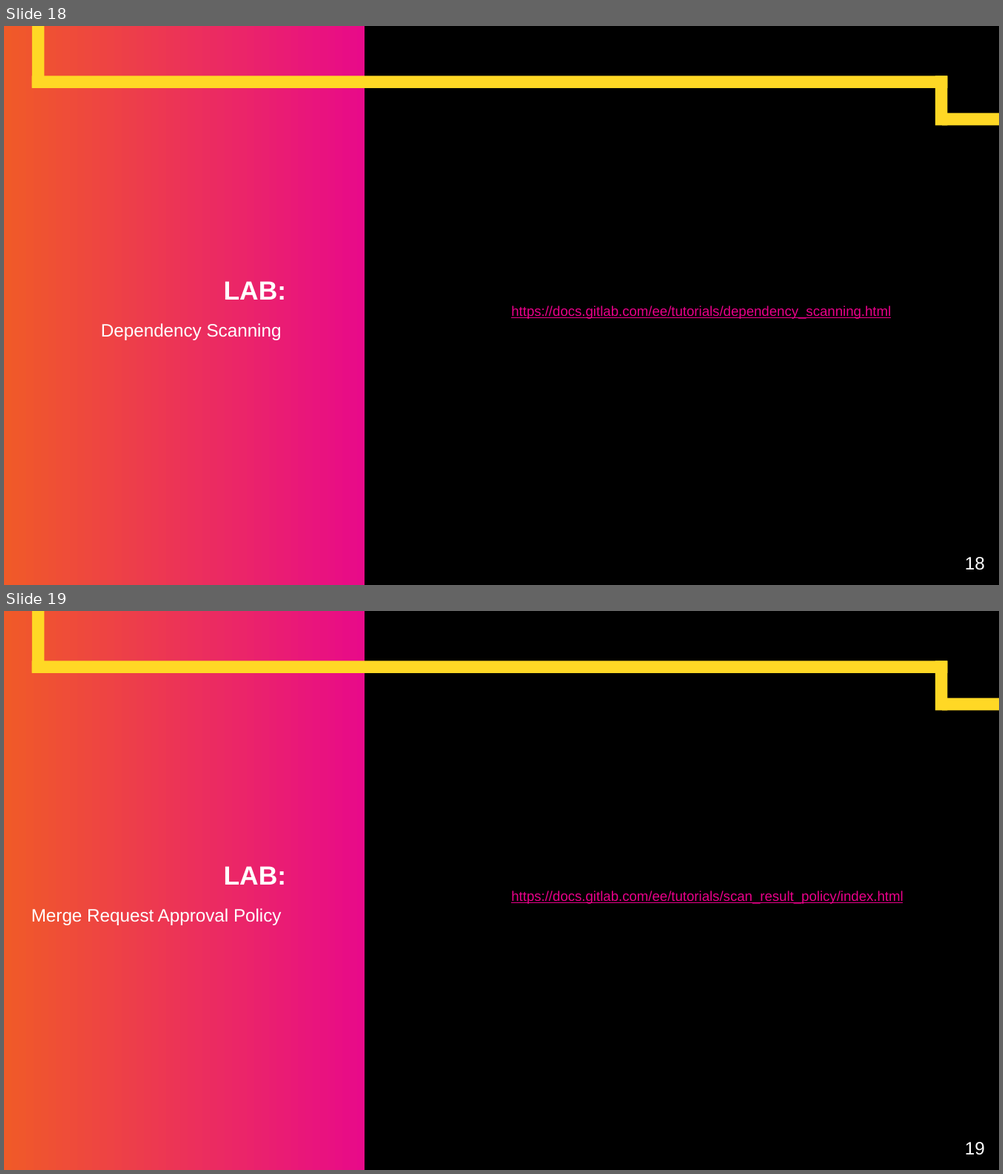
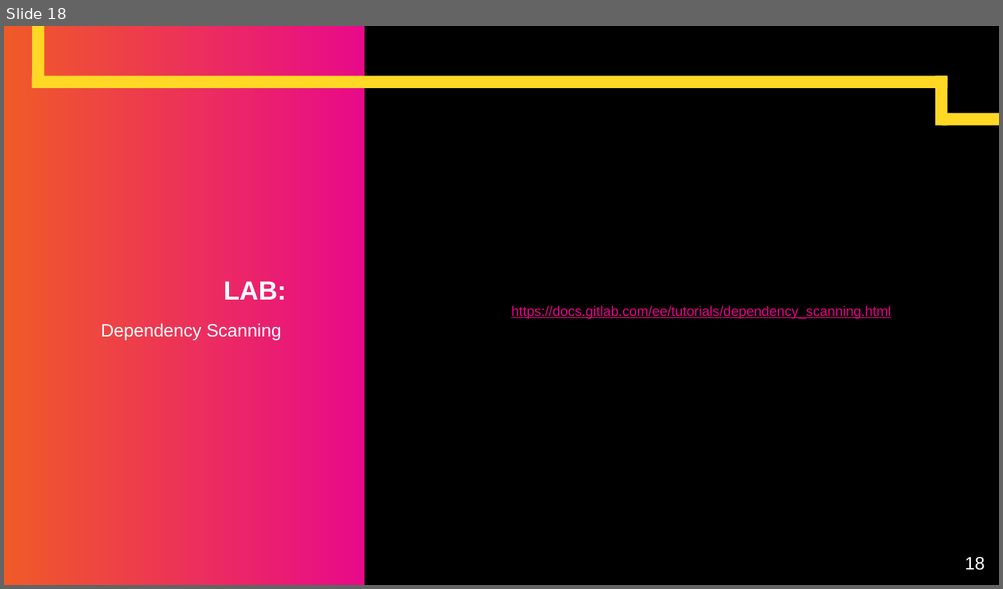
Before and after one commit to KernelGamut32/devsecops-agile-gitlab, a slide deck: gitlab/slides/GitLab.pptx. Shown one above the other, each under a label of ours: slides 18 and 19 before the commit, slide 18 after it. The pictures are 1003x1174 and 1003x589 pixels, drawn with LibreOffice and Linux fonts; fonts in the diff are those of the drawing. Boxes give left, top, right and bottom in pixels: in the first picture for what was removed or moved away, otherwise in the second. Text is boxed around its words. In the diff, an @@ line names an element or a change of style, - is before the commit and + after.

```diff
--- a/gitlab/slides/GitLab.pptx
+++ b/gitlab/slides/GitLab.pptx
@@ slide 19 removed at (x1=4, y1=611, x2=999, y2=1170), background #000000; not listed: 5 template elements that a slide beside it also shows @@
@@ title removed at (x1=224, y1=866, x2=287, y2=885) @@
-LAB:
@@ text removed at (x1=511, y1=891, x2=902, y2=904) @@
-https://docs.gitlab.com/ee/tutorials/scan_result_policy/index.html
@@ subtitle removed at (x1=31, y1=908, x2=282, y2=925) @@
-Merge Request Approval Policy
@@ page number removed at (x1=965, y1=1142, x2=984, y2=1156) @@
-19
```
Also in this commit, not shown: 2 slides changed, 1 slide added, 1 other file.
